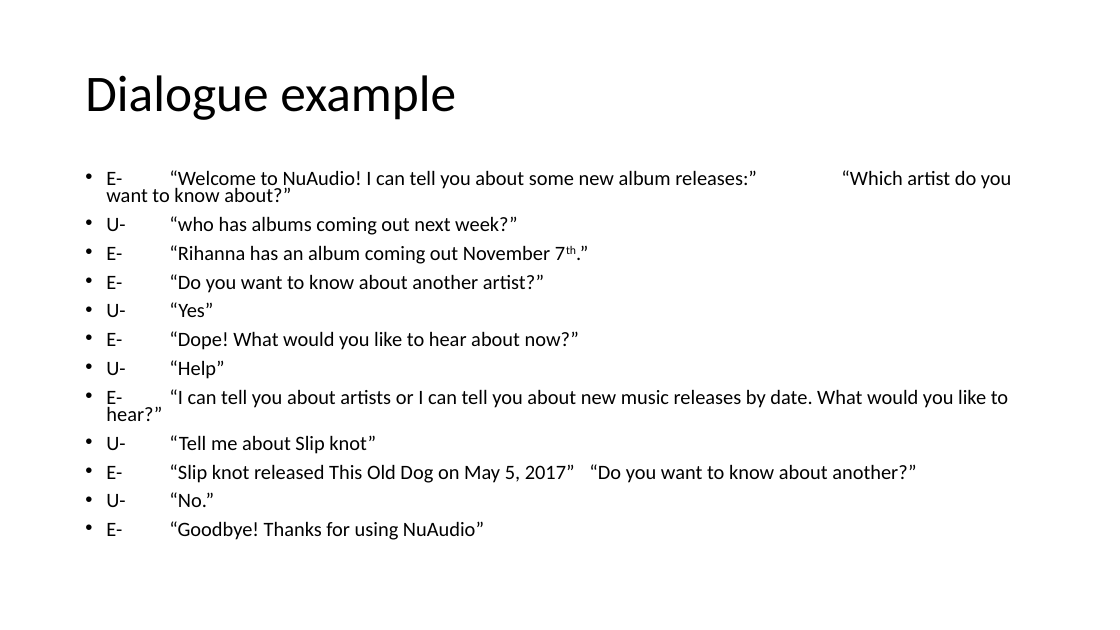
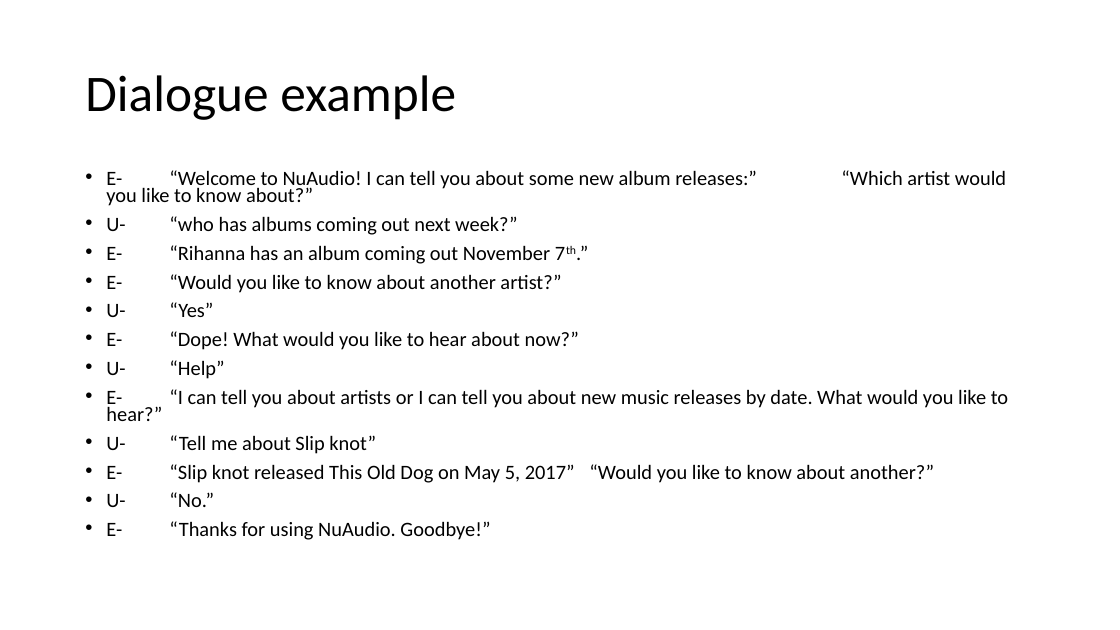
Before and after one commit to boylerft/ScumMasters, a slide deck: slide 5 of NuAudio presentation.pptx (slide 4 before the commit). Drawn at 1120x630 pixels with LibreOffice and Linux fonts; fonts in the diff are those of the drawing. Boxes give left, top, right and bottom in pixels: in the first picture for what was removed or moved away, otherwise in the second. Text is boxed around its words. In the diff, an @@ line names an element or a change of style, - is before the commit and + after.

```diff
--- a/NuAudio presentation.pptx
+++ b/NuAudio presentation.pptx
@@ text at bbox=[106, 170, 1006, 206]: text changed @@
-• E- “Welcome to NuAudio! I can tell you about some new album releases:” “Which artist do you want to know about?”
+• E- “Welcome to NuAudio! I can tell you about some new album releases:” “Which artist would you like to know about?”
@@ text at bbox=[106, 274, 561, 293]: text changed @@
-• E- “Do you want to know about another artist?”
+• E- “Would you like to know about another artist?”
@@ text at bbox=[106, 464, 934, 483]: text changed @@
-• E- “Slip knot released This Old Dog on May 5, 2017” “Do you want to know about another?”
+• E- “Slip knot released This Old Dog on May 5, 2017” “Would you like to know about another?”
@@ text at bbox=[106, 521, 490, 540]: text changed @@
-• E- “Goodbye! Thanks for using NuAudio”
+• E- “Thanks for using NuAudio. Goodbye!”
```
Also in this commit, not shown: 1 other slide changed, 2 slides added.
